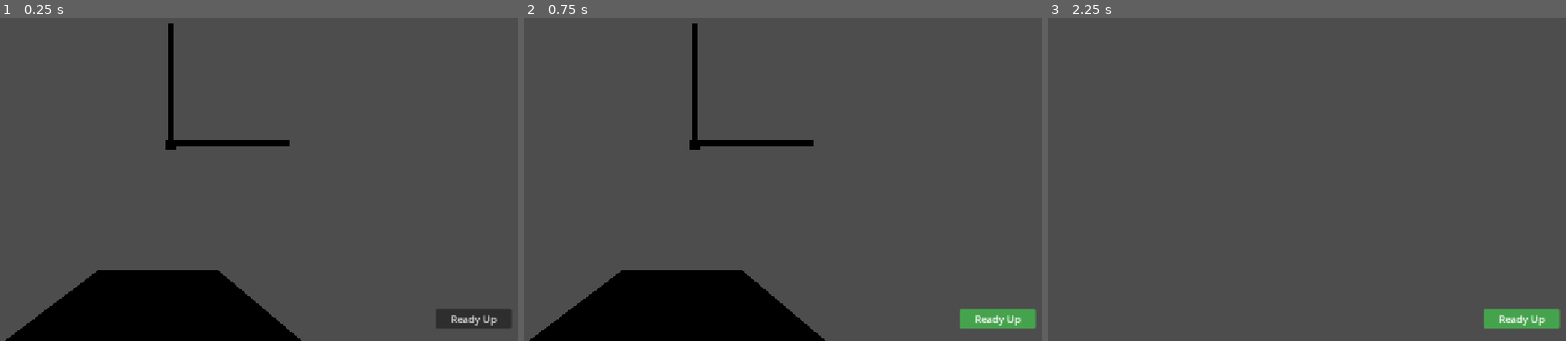
Above: before the commit, frames 1-3 (left to right).
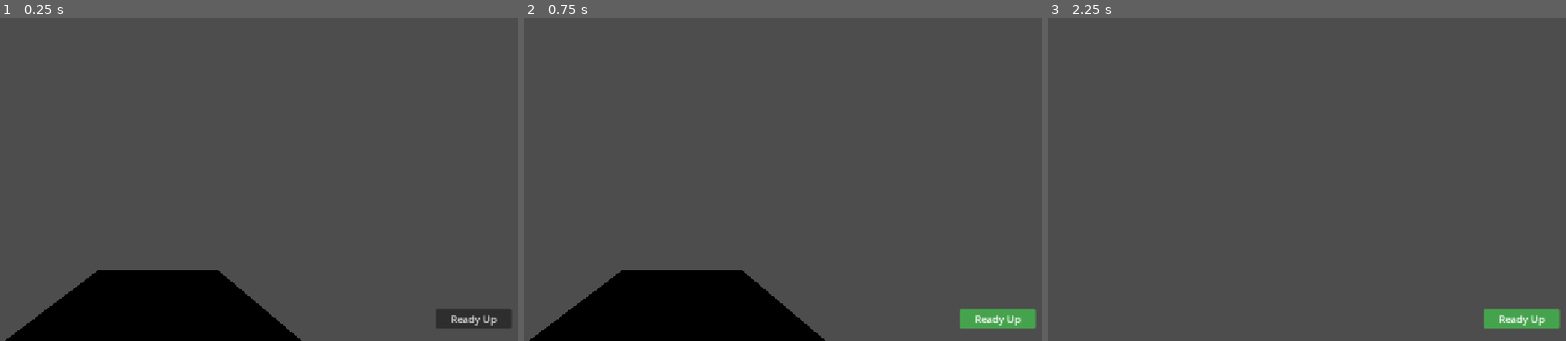
Above: after the commit, the same moments.

Repository: erlewa/bug-box
Game: Godot game, scene res://scenes/player.tscn
The game is run twice, just before and just after one commit, with the same random seed, the same clock (stepped at 60 frames per second) and the same inputs. This scene is started directly instead of the project's main scene.
Inputs (mouse positions are in pixels of both pictures, inside the frame that each line leads up to):
- Up to frame 1 (0.25 s): no input
- Up to frame 2 (0.75 s): click "Ready Up" at 0.5 s
- Up to frame 3 (2.25 s): click "Ready Up" at 1.25 s; tap Enter at 2 s; move the mouse to (1260, 137) at 2.02 s; hold W (up) from 2.03 s (still down)

The runs differ from the first frame. In frame 1, 0.9% of the frame differs, in the area x 31-56%, y 1-41%; in frame 2, 0.9%; in frame 3, nothing differs.
Error in both runs: Invalid access to property or key 'load_level' on a base object of type 'CharacterBody3D (Player)'. (res://scripts/autoloads/game_controller.gd:20)

Commit message:
fix: remove axis debug from player

Diff:
--- a/bug-box/scenes/player.tscn
+++ b/bug-box/scenes/player.tscn
@@ -2,7 +2,6 @@
 
 [ext_resource type="Script" uid="uid://c7bisibikqqxe" path="res://scripts/player.gd" id="1_3vyb7"]
 [ext_resource type="PackedScene" uid="uid://drhydi04xhywx" path="res://assets/bug.glb" id="2_g2els"]
-[ext_resource type="PackedScene" uid="uid://b340f6tx0ro8r" path="res://scenes/axis_debug.tscn" id="3_qhqgy"]
 
 [sub_resource type="SceneReplicationConfig" id="SceneReplicationConfig_3vyb7"]
 properties/0/path = NodePath(".:peer_id")
@@ -112,9 +111,6 @@
 [node name="bug" parent="." unique_id=1402643095 instance=ExtResource("2_g2els")]
 transform = Transform3D(0.7, 0, 0, 0, 0.7, 0, 0, 0, 0.7, 0.014466524, -0.034721255, 1.2972248)
 
-[node name="AxisDebug" parent="." unique_id=1792255886 instance=ExtResource("3_qhqgy")]
-transform = Transform3D(1, 0, 0, 0, 1, 0, 0, 0, 1, 0, 1.3709276, 0)
-
 [node name="TagArea" type="Area3D" parent="." unique_id=1018431661]
 unique_name_in_owner = true
 
